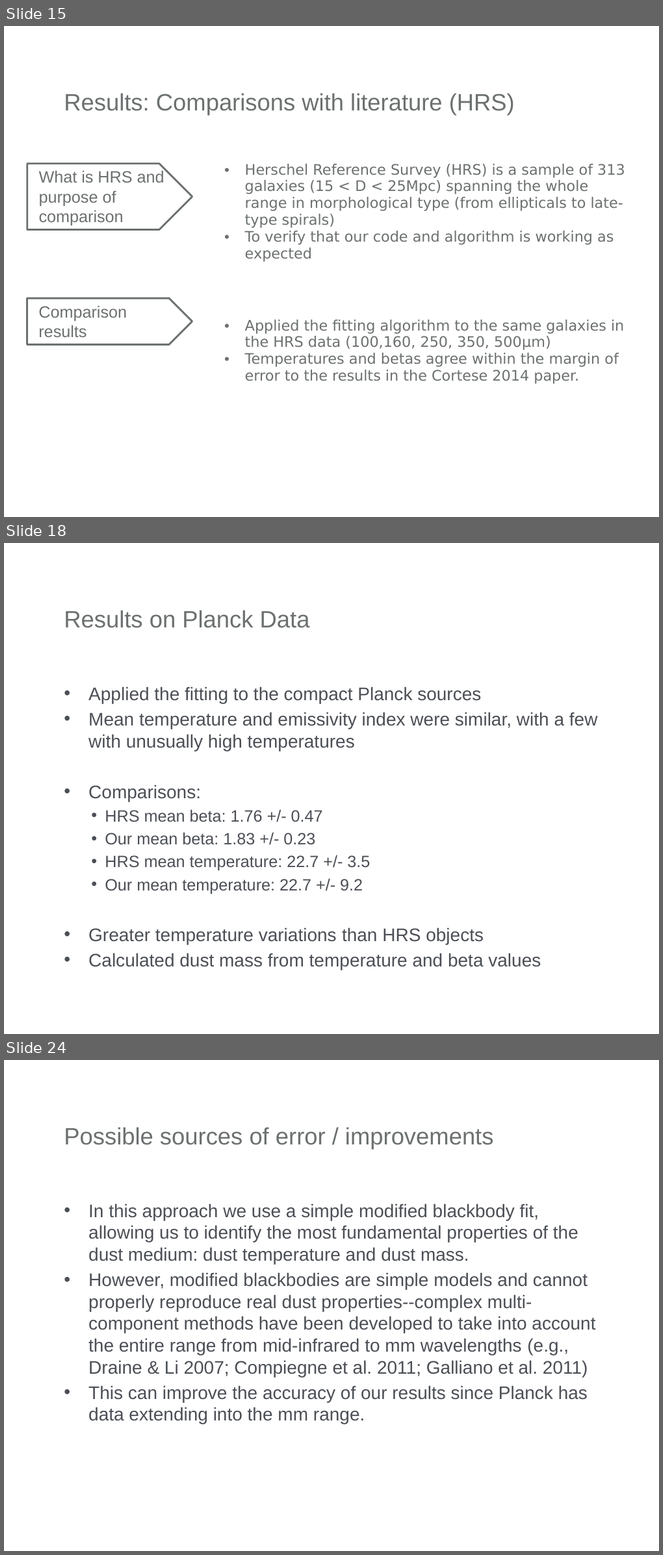
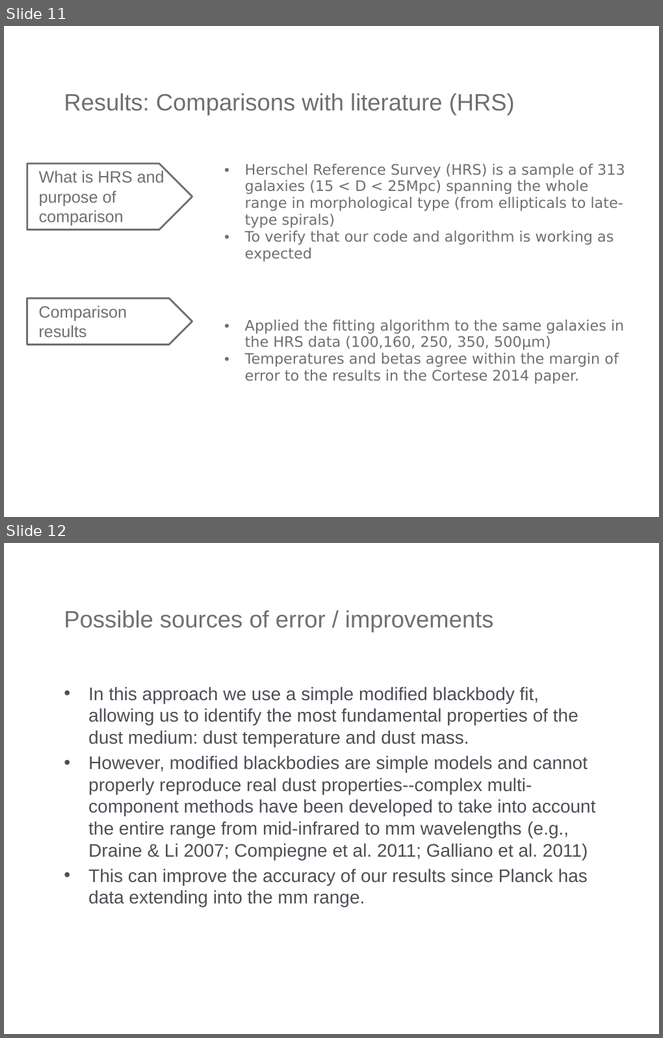
Before and after one commit to lingxz/lightbending, a slide deck: presentation.pptx. Shown one above the other, each under a label of ours: slides 15, 18 and 24 before the commit, slides 11 and 12 after it; the slides between them are not shown. The pictures are 663x1555 and 663x1038 pixels, drawn with LibreOffice and Linux fonts; fonts in the diff are those of the drawing; background and template pictures are left out. Boxes give left, top, right and bottom in pixels: in the first picture for what was removed or moved away, otherwise in the second. Text is boxed around its words. In the diff, an @@ line names an element or a change of style, - is before the commit and + after.

```diff
--- a/presentation.pptx
+++ b/presentation.pptx
@@ slide 18 removed at box(4, 543, 659, 1034), background #FFFFFF @@
@@ title removed at box(64, 610, 310, 628) @@
-Results on Planck Data
@@ text removed at box(88, 687, 598, 970) @@
-• Applied the fitting to the compact Planck sources
-• Mean temperature and emissivity index were similar, with a few with unusually high temperatures
-• Comparisons:
-  • HRS mean beta: 1.76 +/- 0.47
-  • Our mean beta: 1.83 +/- 0.23
-  • HRS mean temperature: 22.7 +/- 3.5
-  • Our mean temperature: 22.7 +/- 9.2
-• Greater temperature variations than HRS objects
-• Calculated dust mass from temperature and beta values
@@ what was slide 15 is now slide 11 @@
@@ what was slide 24 is now slide 12 @@
```
Also in this commit, not shown: 3 slides changed, 5 slides added, 16 other slides removed, 49 other files.
